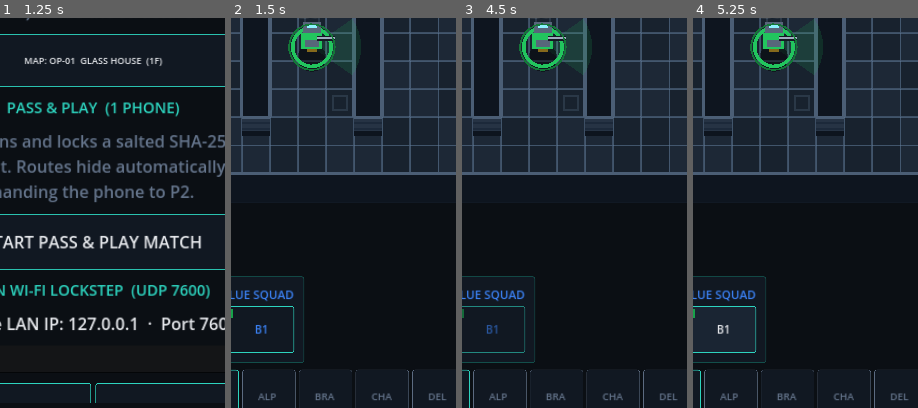
Above: before the commit, frames 1-4 (left to right).
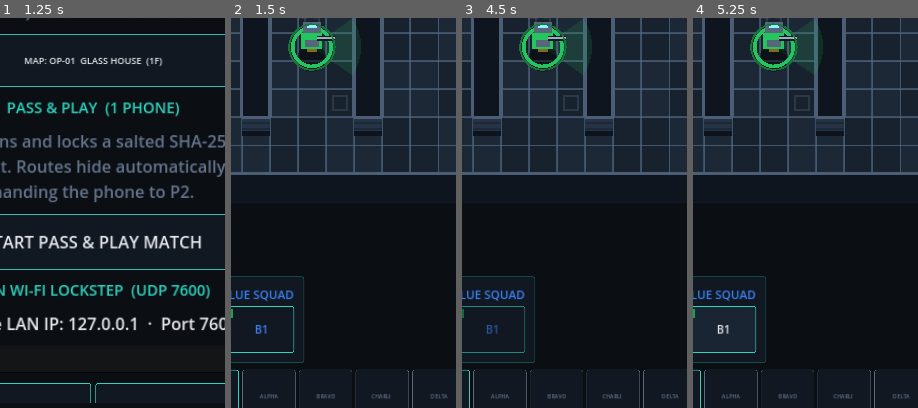
Above: after the commit, the same moments.

Repository: GhostMan612/TacPlanShooter
Game: Godot game, scene res://scenes/splash.tscn
Two runs of this game, one before a commit and one after it. Both use one fixed random seed, a clock stepped at 60 frames per second and the inputs below.
Inputs (mouse positions are % of the whole screen's width and height, from its top left):
- Up to frame 1 (1.25 s): tap Enter at 0.5 s; move the mouse to (72, 44) at 0.52 s; hold Right (ui_right) from 0.53 s (still down); click (72, 44) at 0.67 s
- Up to frame 2 (1.5 s): release Right (ui_right) at 1.25 s; click "START PASS & PLAY MATCH" at 1.25 s
- Up to frame 3 (4.5 s): click "DRAW" at 2 s; click "TAP" at 2.75 s; click "COMMIT P1" at 3.5 s; click "R1" at 4.25 s
- Up to frame 4 (5.25 s): click "B1" at 5 s
The pictures show only the part of the screen within x 29-79%, y 47-97%; the shares and areas given below are measured in that part.

Frame 1 is identical in both runs. In frame 2, 0.3% of the frame differs, in the area x 12-97%, y 96-98%; in frame 3, 0.3%; in frame 4, 0.3%.

Commit message:
fix(25d): deferred full-width camera fit, skip out-of-bounds zone decals, 13px ALPHA/BRAVO/CHARLIE/DELTA labels

Diff:
--- a/scripts/planning/map_renderer.gd
+++ b/scripts/planning/map_renderer.gd
@@ -169,6 +169,8 @@
 func _stripe_zone(cells: Array, col: Color, label: String, s: float) -> void:
 	for entry in cells:
 		var c := Vector2i(int(entry[0]), int(entry[1]))
+		if not map.in_bounds(c):
+			continue
 		var r := GridUtil.cell_rect_px(c)
 		draw_rect(r, col, true)
 		var i := 0
@@ -181,9 +183,15 @@
 
 func _draw_zones(s: float) -> void:
 	for z in map.insertion_zones:
-		_stripe_zone(z.get("cells", []), IN_COLOR, "IN", s)
+		for c in z.get("cells", []):
+			var cell := Vector2i(int(c[0]), int(c[1]))
+			if map.in_bounds(cell):
+				_stripe_zone([c], IN_COLOR, "IN", s)
 	for z in map.extraction_zones:
-		_stripe_zone(z.get("cells", []), EX_COLOR, "EX", s)
+		for c in z.get("cells", []):
+			var cell := Vector2i(int(c[0]), int(c[1]))
+			if map.in_bounds(cell):
+				_stripe_zone([c], EX_COLOR, "EX", s)
 	for o in map.objectives:
 		_stripe_zone([o.get("cell", [])], OBJ_COLOR, "OBJ", s)
 
--- a/scripts/planning/planning_root.gd
+++ b/scripts/planning/planning_root.gd
@@ -132,6 +132,7 @@
 	add_child(camera)
 	var map_px := Vector2(map.width_cells, map.height_cells) * float(SimConstants.GRID_CELL_SIZE_PX)
 	camera.configure_for_map(map_px, get_viewport_rect().size)
+	call_deferred("_fit_camera_to_screen")
 	_center_camera_if_short(map_px)
 	camera.make_current()
 	controller = PlanningController.new()
@@ -188,6 +189,16 @@
 		return
 	var density := clampf(float(world.operatives.size()) / 6.0, 0.0, 1.0)
 	camera.follow_world(GridUtil.cell_center_px(GridUtil.cell_of(active.pos)), density)
+
+
+func _fit_camera_to_screen() -> void:
+	if camera == null or map == null:
+		return
+	var map_px_x := float(map.width_cells * SimConstants.GRID_CELL_SIZE_PX)
+	var vp_x := get_viewport_rect().size.x
+	camera.apply_uniform_zoom(vp_x / map_px_x)
+	camera.position = Vector2(map_px_x * 0.5, camera.position.y)
+	camera.clamp_to_limits()
 
 
 func _on_viewport_resized() -> void:
@@ -1141,6 +1152,7 @@
 			b.disabled = result_visible or (not executing and _selected_node == RoutePlanner.NO_CELL)
 			var names := ["ALPHA", "BRAVO", "CHARLIE", "DELTA"]
 			b.text = names[i]
+			b.add_theme_font_size_override("font_size", 13)
 	if controller != null:
 		controller.routing_enabled = not executing and not result_visible
 	_refresh_node_menu()
